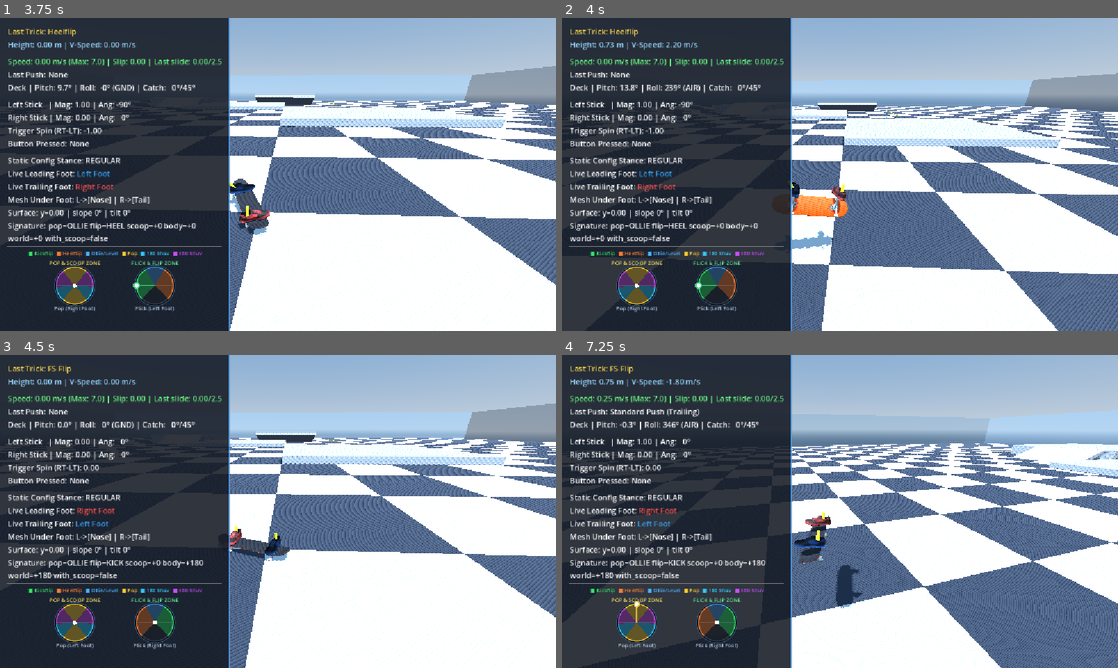
Above: before the commit, frames 1-4 (two rows, left to right).
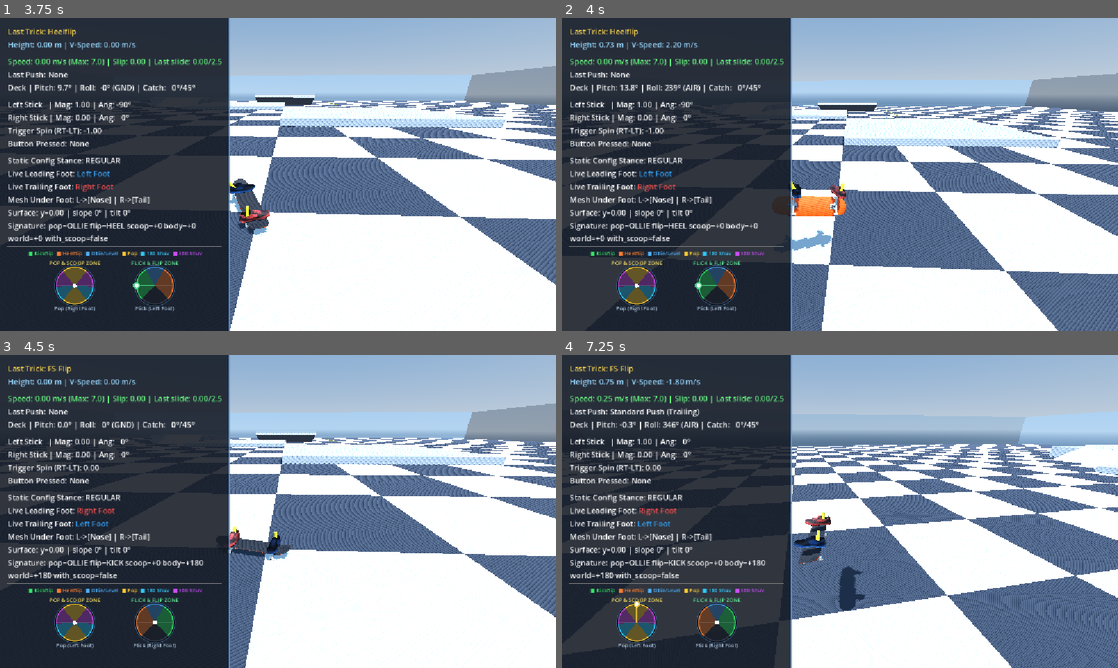
Above: after the commit, the same moments.

Repository: nklunder/skate-sim
Game: Godot game, scene res://scenes/TestWorld.tscn
Two runs of this game, one before a commit and one after it. Both use one fixed random seed, a clock stepped at 60 frames per second and the inputs below.
Inputs (mouse positions are in pixels of both pictures, inside the frame that each line leads up to):
- Up to frame 1 (3.75 s): tap Enter at 0.5 s; move the mouse to (400, 158) at 0.52 s; hold Right (ui_right) 0.53-1.25 s; hold L 0.53-1.25 s; click (400, 158) at 0.67 s; tap Space at 0.77 s; drag from (166, 190) to (250, 237) at 1.27 s; move the mouse to (333, 105) at 2.02 s; hold Right (ui_right) 2.03-2.75 s; hold K 2.03-2.75 s; drag from (250, 237) to (111, 127) at 2.77 s; move the mouse to (444, 221) at 3.52 s; hold Left (ui_left) from 3.53 s (still down); hold Q from 3.53 s (still down)
- Up to frame 2 (4 s): keep holding Left (ui_left); keep holding Q; tap Space at 3.77 s
- Up to frame 3 (4.5 s): release Left (ui_left) at 4.25 s; release Q at 4.25 s; drag from (111, 464) to (194, 433) at 4.27 s
- Up to frame 4 (7.25 s): move the mouse to (867, 511) at 5.02 s; hold Down (ui_down) 5.03-5.75 s; hold V 5.03-5.75 s; click (867, 511) at 5.17 s; drag from (756, 433) to (728, 527) at 5.77 s; move the mouse to (962, 495) at 6.52 s; hold Up (ui_up) from 6.53 s (still down); hold Z from 6.53 s (still down); tap Space at 6.77 s

Frame 1 is identical in both runs. In frame 2, 0.4% of the frame differs, in the area x 37-52%, y 52-75%; in frame 3, 0.2%; in frame 4, 17%, in the area x 41-100%, y 17-100%.

Commit message:
stop the wheels gripping along an axis the board is not on
The primo bail returned BEFORE the frame reconciliation, so bailing a
flip while the body was mid-rotation left BoardPivot holding the whole
raw accumulated yaw (-849.08 deg against a rig heading of 0.00) and
never handed the remainder to the rig. Nothing grounded writes that
field, so it persisted until the next SUCCESSFUL landing - across later
pops included, which is why it came and went.

It read as ice rather than as a rotation bug, and that is the part worth
remembering: _board_axis() reads the RIG, and so do pushes, friction and
lateral_speed, while BoardPivot is what the player sees. With the two on
different axes a kick registered as pure along-axis motion and grip
found nothing to scrub - lateral_speed 0.000 while travel sat 50.9 deg
across the visible wheels. Full grip, zero resistance, because both
sides of the test were wrong in the same direction.

_reconcile_landing_frames() now runs first, above every bail branch:
arriving on the ground and deciding what the landing was CALLED are
different questions, and only the first is unconditional.

Also from the physics audit (07d):

- lean is reported LINEAR. StickPoller raised it to the power 2.2 for
  mid-air spin styling and carving paid for it - a curve on lean is a
  curve on CURVATURE, so half a trigger drew a 13.8 m arc against a 6 m
  model. It sat upstream of 07a, so that verdict needs re-taking.
- angular momentum crosses the takeoff. _execute_pop() seeds
  spin_rate_deg from the live _steer_rate; leaving the ground removes
  the torque on the rider, not their rotation. The landing side is
  deliberately still a hard stop.
- flat_velocity replaces six inline rebuilds; a local is_manualing that
  shadowed the method of the same name becomes pitch_requested, and its
  hardcoded 2.0 becomes the manual_pitch_min_deg it duplicated.

Five suites: 12/12, 24/24, 17/17, 16/16, 16/16 - byte-identical apart
from the one added case (curb_flip_repro 23 -> 24), which is falsified
against the fix reverted. The two feel changes have NO suite coverage
and need playing; 07d records why byte-identical is weak evidence there.

Co-Authored-By: Claude Opus 5 <noreply@anthropic.com>

Diff:
--- a/scripts/input/StickPoller.gd
+++ b/scripts/input/StickPoller.gd
@@ -72,9 +72,25 @@
 	if lt < 0.05 and rt < 0.05:
 		lt = float(Input.is_physical_key_pressed(KEY_Q))
 		rt = float(Input.is_physical_key_pressed(KEY_E))
-	var raw_lean: float = rt - lt
-	# Apply audio-log power curve (exponent 2.2) to desensitize light-to-mid trigger pulls while preserving full speed at 1.0
-	s.lean = signf(raw_lean) * pow(absf(raw_lean), 2.2)
+	# Reported LINEAR, and deliberately so. `lean` is a physical request - a truck steer angle on the
+	# ground, a muscular torque in the air - and this layer's job is to say what the hardware read, not
+	# to shape how it feels. A perceptual curve here is charged to EVERY consumer, including the ones
+	# that never asked for it.
+	#
+	# It was an exponent of 2.2, added for mid-air spin styling, and carving paid for it. A carve is
+	# omega = v / R with R = carve_radius_m / lean, so the curve is a curve on CURVATURE: a
+	# half-pulled trigger drew a 13.8 m arc where the model says 6 m, and it took ~0.85 of travel to
+	# reach a 4 m one. That is the "board does nothing, then suddenly bites" band, and it survived 07a
+	# untouched because 07a fixed the model and this is upstream of it.
+	#
+	# `carve_and_push` pins "half lean must DOUBLE the radius" - lean maps to a steer angle and
+	# curvature is what is linear in that angle - but it writes `rider.lean` directly, so the suite has
+	# been asserting the linear law while this line quietly broke it for the player. That is the whole
+	# hazard of shaping a physical quantity at the device boundary: nothing downstream can see it.
+	#
+	# If mid-air spin genuinely wants desensitising, it belongs on the single line in
+	# RiderBody.advance_spin() that consumes it, where it costs the ground nothing.
+	s.lean = rt - lt
 
 	# Chase camera side select on the d-pad. Reports only what was pressed THIS frame; holding
 	# nothing reports 0 and leaves the current side alone.
--- a/scripts/player/SkaterController.gd
+++ b/scripts/player/SkaterController.gd
@@ -463,7 +463,17 @@
 ## _apply_push_impulse() for a directed drive and _kill_momentum() for a crash.
 var current_speed: float:
 	get:
-		return Vector2(velocity.x, velocity.z).length()
+		return flat_velocity.length()
+
+## Horizontal component of `velocity`, with y dropped. Computed, never stored, for the same reason
+## current_speed is: `velocity` already determines it completely.
+##
+## Worth having a name because "the horizontal part of the motion" is the quantity almost every
+## ground term actually means, and it was being rebuilt inline at six call sites - one of which
+## (`_apply_grounded_board_pitch`'s kickturn gate) had re-derived `current_speed` by hand.
+var flat_velocity: Vector3:
+	get:
+		return Vector3(velocity.x, 0.0, velocity.z)
 
 ## LIVE sideways speed across the wheels' rolling axis - the quantity grip is actively scrubbing off
 ## right now. Computed, never stored, for the same reason `current_speed` is: `velocity` plus the rig
@@ -474,7 +484,7 @@
 ## the snapshot is meant to persist, and the live value decays to zero within about half a second.
 var lateral_speed: float:
 	get:
-		var flat := Vector3(velocity.x, 0.0, velocity.z)
+		var flat: Vector3 = flat_velocity
 		var axis: Vector3 = _board_axis()
 		return (flat - axis * flat.dot(axis)).length()
 
@@ -963,7 +973,7 @@
 	# leading_foot, which fed the kickturn axle, and the board pivoted on the wrong truck after
 	# landing. Same mistake the chase camera made with its heading, in a second consumer.
 	var axis: Vector3 = _board_axis()
-	var along: float = Vector3(velocity.x, 0.0, velocity.z).dot(axis)
+	var along: float = flat_velocity.dot(axis)
 	if absf(along) > travel_min_speed:
 		_travel_axis_sign = 1.0 if along >= 0.0 else -1.0
 
@@ -1020,7 +1030,7 @@
 		_steer_rate = 0.0
 		return
 
-	var speed: float = Vector3(velocity.x, 0.0, velocity.z).length()
+	var speed: float = current_speed
 	var leaning: bool = absf(rider.lean) > 0.05
 	# Latch continuous carving if initiated above kickturn threshold, remaining in carve mode down to
 	# near-stall (< 0.05 m/s). Only re-evaluated while the rider is actually leaning: once they let
@@ -1102,6 +1112,20 @@
 	# the one place effort is authored, and it is an impulse rather than a path.
 	rider_body.tuck(trick.pop_impulse_scale)
 
+	# ANGULAR MOMENTUM CROSSES THE TAKEOFF. Leaving the ground removes the TORQUE on the rider, not
+	# their rotation - so a rider popping mid-carve keeps turning, and the carve becomes the spin.
+	#
+	# Without this the ground rate was dropped to zero on the pop frame while airborne spin started
+	# again from zero, so every takeoff out of a turn had a yaw-rate step of up to ~134 deg/s in it
+	# (full lean at 7 m/s). That is the same missing term 07b found on the deck's own rotation, in the
+	# one rotation nobody had checked: the deck accelerates, the body did not.
+	#
+	# Assigned rather than added because the shoulders are provably at rest here - advance_spin() only
+	# runs airborne, and halt_spin() zeroes it at every touchdown. `_steer_rate` is still the live
+	# grounded rate: _apply_steering() drops it on the first AIRBORNE frame, which is the next one.
+	# Both sides apply yaw as minus-rate, so the sense carries across unchanged; only the unit differs.
+	rider_body.spin_rate_deg = rad_to_deg(_steer_rate)
+
 	if absf(trick.pop_lateral_impulse_ratio) > 0.0:
 		var lateral_axis: Vector3 = global_transform.basis.x * _travel_axis_sign
 		lateral_axis.y = 0.0
@@ -1282,7 +1306,7 @@
 ## rebuilt from orientation here - that rebuild was the whole bug. Only the horizontal components
 ## move the skater; while grounded the surface snap at the end owns height entirely.
 func _integrate_position(delta: float) -> void:
-	var travel: Vector3 = Vector3(velocity.x, 0.0, velocity.z) * delta
+	var travel: Vector3 = flat_velocity * delta
 	if _blocked_by_wall(travel):
 		# Scales rather than zeroing so wall_stop_damping keeps meaning "fraction of speed retained".
 		velocity.x *= wall_stop_damping
@@ -1572,6 +1596,63 @@
 	trick.last_combo_string = TrickNames.resolve(sig)
 	trick.last_trick_signature = sig.describe()
 
+## Parks the rider and board frames back onto a resting orientation and hands the remainder to the
+## rig. Runs on EVERY touchdown, before anything judges what the landing was.
+##
+## THE INVARIANT: on any grounded frame, `board_pivot.rotation_degrees.y` is a multiple of 180.
+##
+## That is what makes the rig's heading and the deck's visible heading the same line, and the whole
+## sim leans on it. `_board_axis()` reads the RIG - so pushes, wheel grip, rolling friction, steering
+## and the lateral wash-out test all use the rig's forward as "where the wheels point". BoardPivot is
+## what the player actually sees. While the invariant holds, those agree; the moment it does not,
+## the physics is gripping along one axis while the board is drawn along another.
+##
+## IT USED TO BE SKIPPABLE, and that was a real bug. This block sat BELOW the primo / incomplete-flip
+## bail, which returns early - so bailing a flip while the body was mid-rotation left BoardPivot
+## holding the whole raw accumulated yaw and never told the rig. Measured on a probe: rig heading
+## 0.00 deg against a visible deck at -129.08 deg, with `board_pivot.rotation_degrees.y` sitting at
+## -849.08. Nothing grounded writes that field, so the disagreement then persisted until the next
+## SUCCESSFUL landing - across further pops included.
+##
+## What it felt like, and why it reads as ice rather than as a rotation bug: a kick drives along the
+## rig axis, `lateral_speed` is measured against the rig axis, so the push registered as pure
+## along-axis motion and grip found NOTHING to scrub - `lateral_speed` read 0.000 while the board
+## visibly slid 50.9 deg across its own wheels. Full grip, zero resistance, because both sides of the
+## test were wrong in the same direction. Only reproducible when a flip bailed AND the body was
+## turning, which is why it came and went.
+##
+## Land on the heading actually ACHIEVED, rather than snapping to a perfect 0/180: the residual is
+## transferred to the rig instead of being discarded. BoardPivot keeps only the 0/180 switch-stance
+## flip that every `cos(board_pivot.rotation_degrees.y)` test downstream depends on, while the rig
+## genuinely points where the rider landed. Land a 180 at 185 deg and you ride away 5 deg off your
+## old line and have to steer out of it; the error does not silently vanish.
+##
+## The trick NAME is unaffected: _finalise_trick_name() already rounds body yaw to half-turns, so
+## 185 deg still reads as a 180. Naming quantises, physics does not.
+##
+## Note the residual handed to the rig is bounded to +/-90 deg by the rounding, which is what keeps
+## `_travel_axis_sign` valid across the transfer without needing to be re-derived: the old travel
+## direction dots the new axis with cos(residual) >= 0, so its SIGN cannot flip.
+##
+## On a tilted surface the rig and pivot yaws are separated by SurfaceAlign's pitch and roll, so the
+## transfer is exact only on flat ground. At plausible landing residuals and ramp angles the error
+## stays well under a degree - not worth carrying a quaternion for.
+##
+## Nothing is handed to the camera here. It tracks the direction of TRAVEL, which does not jump at
+## touchdown - only the rig's heading does - so there is no discontinuity to absorb.
+func _reconcile_landing_frames() -> void:
+	var rest_yaw: float = _nearest_multiple(board_pivot.rotation_degrees.y, 180.0)
+	rotate_y(deg_to_rad(board_pivot.rotation_degrees.y - rest_yaw))
+	board_pivot.rotation_degrees.y = fmod(rest_yaw, 360.0)
+	# The rider's frame is resolved the same way and at the same instant. Only the REMAINDER went to
+	# the rig above, so the shoulders keep the half-turn that makes the rider switch - but they must
+	# not keep the whole spin, or every trick ever landed accumulates into the torso for good.
+	# Rounded independently rather than copied from the board: the two differ by the deck's own
+	# lateral pop yaw (up to lateral_pop_yaw_deg), which is the board kicking out, not the rider
+	# turning, and it must not leak into the rider's frame.
+	rider_body.rotation_degrees.y = fmod(
+		_nearest_multiple(rider_body.rotation_degrees.y, 180.0), 360.0)
+
 func _evaluate_touchdown_landing() -> void:
 	# Firmly seat shoes onto deck rest coordinates immediately upon ground contact. An EVENT, which
 	# is why it stays an explicit call here rather than becoming a state the solver infers: the
@@ -1583,6 +1664,11 @@
 	# stay on the deck. Zeroed before the catch judgement below, which reads roll and yaw only.
 	_wobble_amp = 0.0
 	board_mesh.rotation_degrees.x = 0.0
+
+	# THE FRAMES ARE RECONCILED ON CONTACT, BEFORE ANYTHING JUDGES THE LANDING. Arriving on the
+	# ground and deciding what the landing was CALLED are different questions, and only the first one
+	# is unconditional - see _reconcile_landing_frames() for what happened when a bail could skip it.
+	_reconcile_landing_frames()
 
 	# Primo / Incomplete Flip Check.
 	#
@@ -1623,40 +1709,13 @@
 		velocity.z *= cos(deg_to_rad(catch_err))
 		_credit_achieved_rotation()
 
-	# Land on the heading actually achieved, instead of snapping to a perfect 0/180.
-	#
-	# The residual is TRANSFERRED to the rig yaw rather than discarded. board_pivot keeps only the
-	# 0/180 switch-stance flip that every `cos(board_pivot.rotation_degrees.y)` test downstream
-	# depends on, while the rig - which is what _board_axis() reads, what steering turns and what the
-	# camera follows - genuinely points where the rider landed. Land a 180 at 185 deg and you ride
-	# away 5 deg off your old line and have to steer out of it; the error does not silently vanish.
-	#
-	# The trick NAME is unaffected: _finalise_trick_name() already rounds body yaw to half-turns, so
-	# 185 deg still reads as a 180. Naming quantises, physics does not.
-	#
-	# On a tilted surface the rig and pivot yaws are separated by SurfaceAlign's pitch and roll, so
-	# this transfer is exact only on flat ground. At plausible landing residuals and ramp angles the
-	# error stays well under a degree - not worth carrying a quaternion for.
-	var rest_yaw: float = _nearest_multiple(board_pivot.rotation_degrees.y, 180.0)
-	rotate_y(deg_to_rad(board_pivot.rotation_degrees.y - rest_yaw))
-	board_pivot.rotation_degrees.y = fmod(rest_yaw, 360.0)
-	# The rider's frame is resolved the same way and at the same instant. Only the REMAINDER went to
-	# the rig above, so the shoulders keep the half-turn that makes the rider switch - but they must
-	# not keep the whole spin, or every trick ever landed accumulates into the torso for good.
-	# Rounded independently rather than copied from the board: the two differ by the deck's own
-	# lateral pop yaw (up to lateral_pop_yaw_deg), which is the board kicking out, not the rider
-	# turning, and it must not leak into the rider's frame.
-	rider_body.rotation_degrees.y = fmod(
-		_nearest_multiple(rider_body.rotation_degrees.y, 180.0), 360.0)
-	# Nothing is handed to the camera here any more. It tracks the direction of TRAVEL, which does
-	# not jump at touchdown - only the rig's heading does - so there is no discontinuity to absorb.
 
 	# Sideways landing, judged on MOMENTUM rather than angle. Wheels hold only so much lateral speed
 	# before washing out, so the identical 90 deg landing is survivable at walking pace and fatal at
 	# full speed - a distinction the old fixed 45-135 deg window could not express at all. Anything
 	# under the limit is not "forgiven" either: the lateral component is still scrubbed off against
 	# grip by _apply_ground_forces(), so a sketchy landing costs real speed.
-	var flat_v := Vector3(velocity.x, 0.0, velocity.z)
+	var flat_v: Vector3 = flat_velocity
 	var land_axis: Vector3 = _board_axis()
 	var land_along: float = absf(flat_v.dot(land_axis))
 	last_landing_slide = (flat_v - land_axis * flat_v.dot(land_axis)).length()
@@ -1714,9 +1773,17 @@
 	var target_pitch_deg: float = 0.0
 	var front: Vector2 = rider.front_stick()
 	var back: Vector2 = rider.back_stick()
-	var is_manualing: bool = false
-
-	var was_manualing: bool = manual_timer >= manual_entry_delay or abs(board_pivot.rotation_degrees.x) > 2.0
+	# NOT named is_manualing: that is a method on this class, and a local of the same name shadowed it
+	# for the rest of the function. Nothing here wanted the method - the two ask different questions,
+	# and this one is "did an input just request a pitch", not "is the rider balanced on one truck".
+	var pitch_requested: bool = false
+
+	# Reads back the pitch this function itself wrote last frame, which is what makes the two-stage law
+	# below stateful without a second flag. `manual_pitch_min_deg` rather than a literal 2.0: it is the
+	# same threshold is_manualing() uses for the same question, and two copies of one angle is one edit
+	# away from the balance law and the authority damping disagreeing about what a manual is.
+	var was_manualing: bool = manual_timer >= manual_entry_delay \
+		or absf(board_pivot.rotation_degrees.x) > manual_pitch_min_deg
 
 	# The two-stage balance law - entering a manual from four wheels demands more than holding one
 	# already established. Both stages live on TrickState so this and the touchdown check cannot
@@ -1725,13 +1792,14 @@
 	var nose_down: bool = trick.holds_nose_balance() if was_manualing else trick.enters_nose_balance()
 	if tail_down:
 		target_pitch_deg = minf(1.0, back.length()) * max_pitch_deg
-		is_manualing = true
+		pitch_requested = true
 	elif nose_down:
 		target_pitch_deg = -minf(1.0, front.length()) * max_pitch_deg
-		is_manualing = true
+		pitch_requested = true
 
 	# Automatically lift front trucks during Stationary Kickturns ONLY if not already balancing a thumbstick manual!
-	if not is_manualing and not _is_carve_latched and abs(rider.lean) > 0.05 and Vector3(velocity.x, 0.0, velocity.z).length() < kickturn_max_speed:
+	if not pitch_requested and not _is_carve_latched and absf(rider.lean) > 0.05 \
+			and current_speed < kickturn_max_speed:
 		target_pitch_deg = kickturn_pitch_deg
 		manual_timer = manual_entry_delay
 
--- a/tests/curb_flip_repro.gd
+++ b/tests/curb_flip_repro.gd
@@ -40,6 +40,10 @@
 ## once grounded, so anything surviving the landing is a permanent tilt on the deck.
 var _peak_wobble: float = 0.0
 var _wobble_at_land: float = 0.0
+## BoardPivot's yaw on the first grounded frame. THE FRAME INVARIANT: it must be a multiple of 180,
+## because that is what keeps the rig's heading - which `_board_axis()` reads for pushes, grip,
+## friction and steering - on the same line as the deck the player can see.
+var _pivot_yaw_at_land: float = 0.0
 ## Last airborne frame on which each axis actually moved. Sampling "has it reached its target" from
 ## outside cannot work: the catch clears the flags and fmods the angles during the controller's own
 ## tick, so the finishing frame is never visible here. When each axis STOPPED turning is observable,
@@ -181,6 +185,26 @@
 		"flip": true, "scoop": 0, "hold_flick": 46, "after_flick": Vector2(0.0, 0.7),
 		"max_reversed": 50.0,
 		"jump": 16.0, "expect_turns": 2},
+	# THE FRAME RECONCILIATION. Bail a flip WHILE THE BODY IS TURNING - the one combination that used
+	# to skip it, because the primo branch returned before the transfer ran.
+	#
+	# What it left behind: BoardPivot holding the whole raw accumulated body yaw (measured -849.08 deg)
+	# while the rig, which is what `_board_axis()` reads, never heard about it. Rig heading 0.00 deg
+	# against a visible deck at -129.08. Nothing grounded writes BoardPivot's yaw, so it persisted
+	# until the next SUCCESSFUL landing, across further pops included.
+	#
+	# It presented as ICE rather than as a rotation bug, and that is worth stating because it is why
+	# it went unnoticed: a kick drives along the rig axis and `lateral_speed` is measured against the
+	# rig axis, so the push read as pure along-axis motion and grip found nothing to scrub -
+	# `lateral_speed` 0.000 while the board visibly slid 50.9 deg across its own wheels. Both sides of
+	# the test were wrong in the same direction, so full grip produced zero resistance.
+	#
+	# `body_lean` holds a trigger through the flight; `flip_speed` 120 is far too slow to bring the
+	# deck round inside the hang time, so the catch error clears the cone and the primo branch fires.
+	# The assertion itself is on EVERY case, not just this one - see _finish_case().
+	{"label": "bail a flip mid-body-spin", "pos": Vector3(4.0, 0.078, 14.0),
+		"flip": true, "scoop": 0, "flip_speed": 120.0, "jump": 16.0, "body_lean": 1.0,
+		"expect": "BAIL! (Primo Crash / Incomplete Flip)"},
 ]
 
 func _ready() -> void:
@@ -248,6 +272,10 @@
 	# This node sits above SkaterRig in tree order, so writing here lands before the controller reads.
 	if _popped and CASES[_case].get("hold_manual", false):
 		_skater.rider.right_stick_raw = Vector2(0.0, 0.60) # trailing stick, inside 0.20-0.90
+	# Trigger held through the flight: this is what accumulates BODY yaw, as distinct from the deck's
+	# own rotation. Airborne only, so it cannot steer the rig after touchdown and pollute the landing.
+	if _popped and CASES[_case].has("body_lean") and not _skater.is_grounded:
+		_skater.rider.lean = float(CASES[_case]["body_lean"])
 	# Hold the flick out for a while after the pop: each completion reached while it is still held
 	# buys another turn.
 	if _popped and _frame - _pop_frame < int(CASES[_case].get("hold_flick", 0)):
@@ -325,6 +353,10 @@
 		_speed = _skater.current_speed
 		_catch_err = _skater.last_catch_error_deg
 		_wobble_at_land = absf(_skater.board_mesh.rotation_degrees.x)
+		# Sampled on the FIRST grounded frame, which is the only frame that can show the failure:
+		# _reconcile_landing_frames() has just run (or, in the bug, has just been skipped), and
+		# nothing grounded writes this field afterwards either way.
+		_pivot_yaw_at_land = _skater.board_pivot.rotation_degrees.y
 
 	if _landed_frame >= 0 and _frame - _landed_frame >= 20:
 		_finish_case()
@@ -408,6 +440,18 @@
 		if resting > 0.01:
 			problems.append("settled %.2f deg off resting orientation" % resting)
 
+	# THE FRAME INVARIANT, checked on EVERY case including the bails - which is the whole point, since
+	# the one path that broke it was a bail. BoardPivot's yaw must be a multiple of 180 on a grounded
+	# frame: the rig carries the world heading and BoardPivot carries only the 0/180 switch flip, so
+	# anything else means the physics is gripping along one axis while the board is drawn along
+	# another. See SkaterController._reconcile_landing_frames().
+	var pivot_off: float = absf(_pivot_yaw_at_land \
+		- SkaterController._nearest_multiple(_pivot_yaw_at_land, 180.0))
+	if pivot_off > 0.01:
+		problems.append(("BoardPivot landed %.2f deg off a resting yaw (at %.2f) - the rig and the "
+			+ "visible deck are on different axes, so grip and pushes act along a line the wheels "
+			+ "are not on") % [pivot_off, _pivot_yaw_at_land])
+
 	if not problems.is_empty():
 		_failures += 1
 	var line: String = "%-28s %s air %2d | err %4.1f | step %5.2f | spd %.2f | %s" % [
Not shown, changed: AGENTS.md
Not shown, changed: docs/BUG_ARCHIVE.md
Not shown, changed: docs/CHANGELOG_LEDGER.md
Not shown, changed: docs/CLEANUP.md
Not shown, changed: docs/features/07_FEEL_TUNING.md
Not shown, added: docs/features/07d_CONTROL_CONTINUITY.md
Not shown, changed: docs/features/INDEX.md
